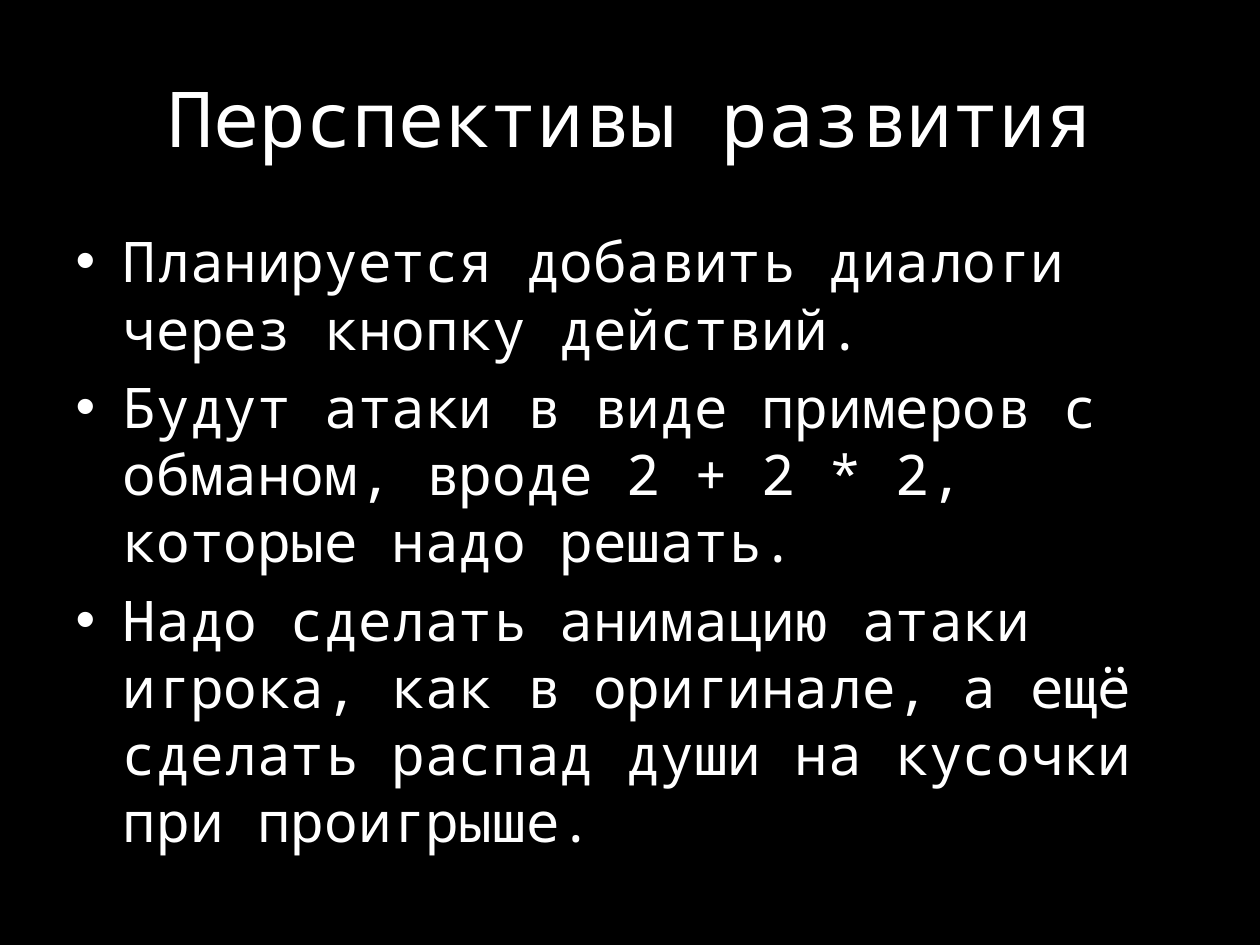
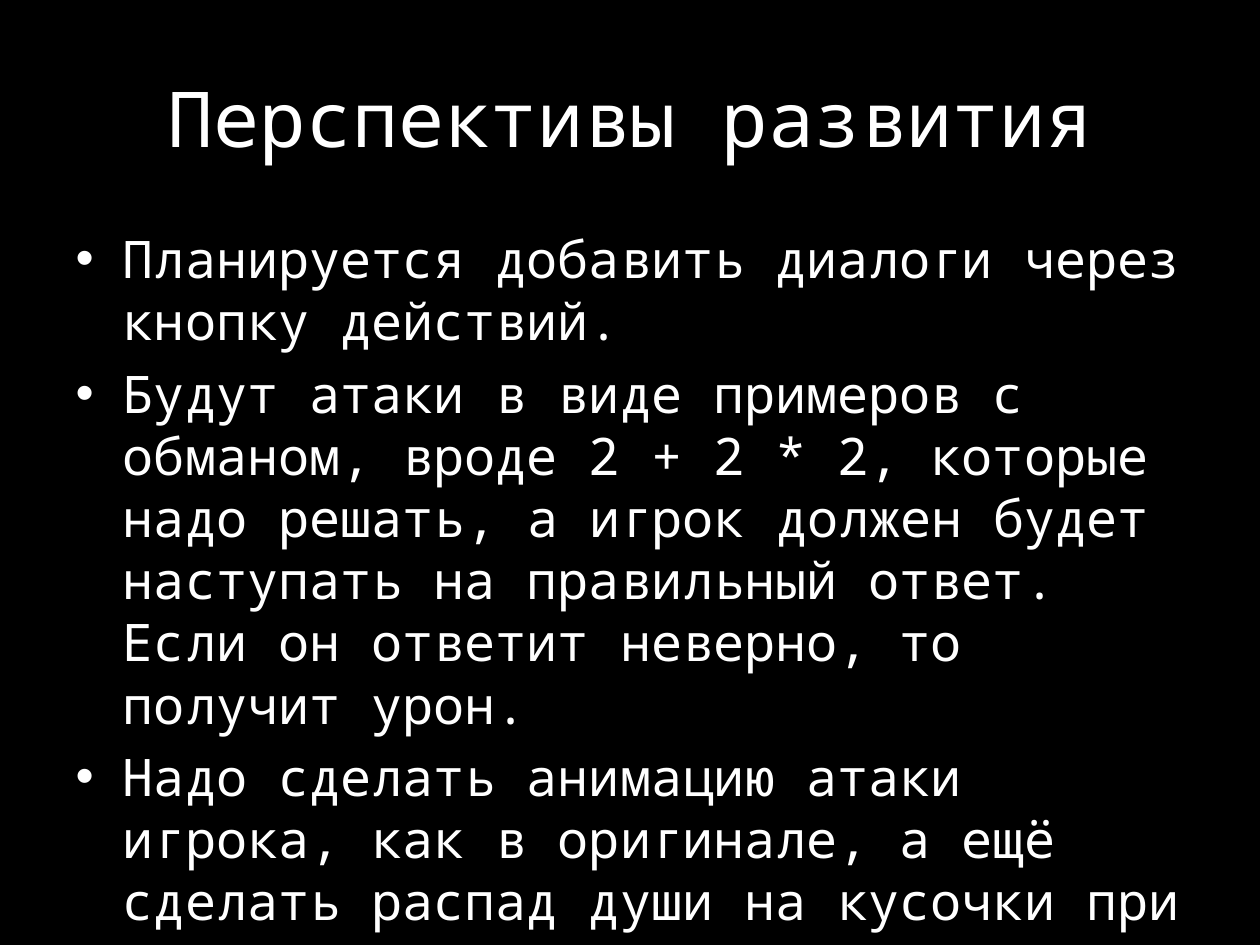
Before and after one commit to Shadow318193/Protontale, a slide deck: slide 8 of Documentation/Презентация.pptx. Drawn at 1260x945 pixels with LibreOffice and Linux fonts; fonts in the diff are those of the drawing. Boxes give left, top, right and bottom in pixels: in the first picture for what was removed or moved away, otherwise in the second. Text is boxed around its words. In the diff, an @@ line names an element or a change of style, - is before the commit and + after.

```diff
--- a/Documentation/Презентация.pptx
+++ b/Documentation/Презентация.pptx
@@ text at (123, 238, 1179, 933): size 32 to 29.6 pt in "Планируется добавить диалоги через кнопку действий.", "Надо сделать анимацию атаки игрока, как в ..." @@
@@ text at (123, 376, 1149, 737): text changed; size 32 to 29.6 pt @@
-• Будут атаки в виде примеров с обманом, вроде 2 + 2 * 2, которые надо решать.
+• Будут атаки в виде примеров с обманом, вроде 2 + 2 * 2, которые надо решать, а игрок должен будет наступать на правильный ответ. Если он ответит неверно, то получит урон.
```
Also in this commit, not shown: 4 other slides changed.
